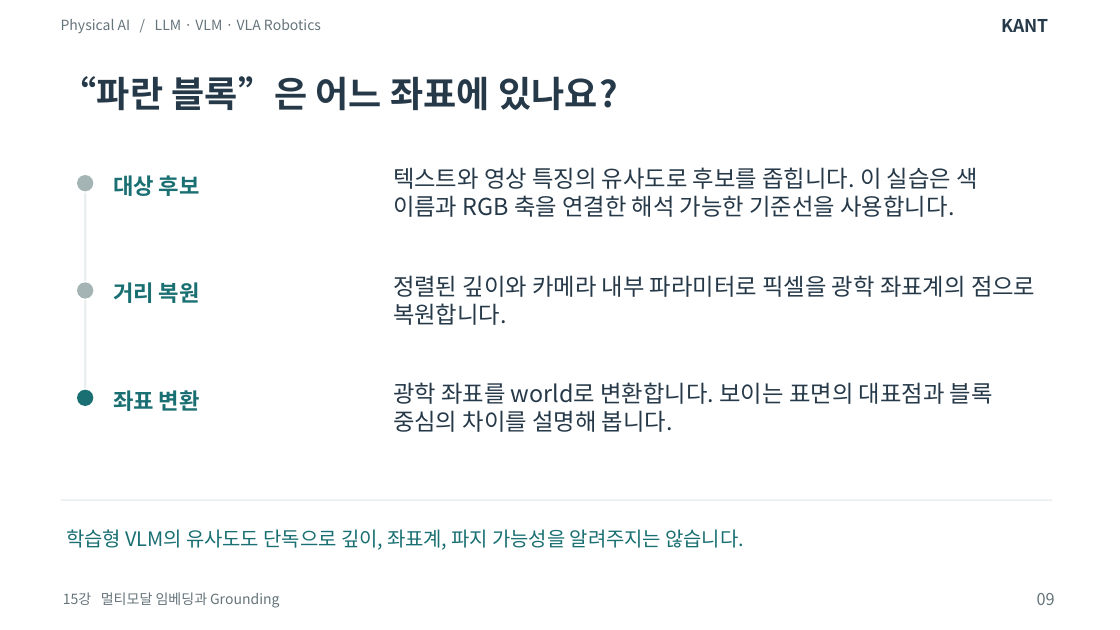
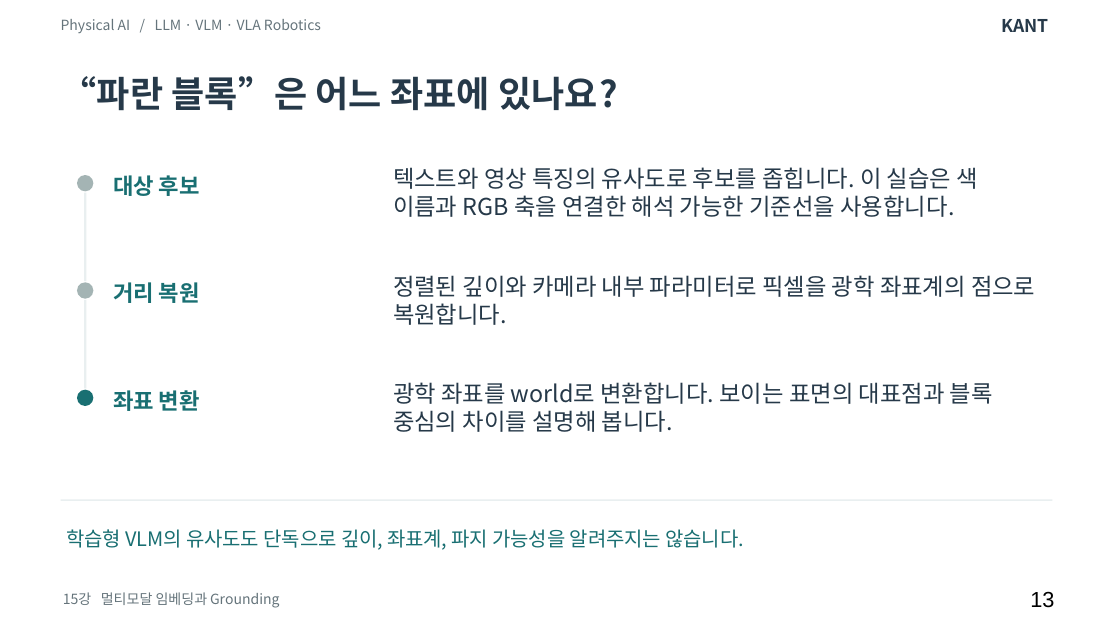
Before and after one commit to SpartaPA/waffle-mpx-lyrical, a slide deck: slide 13 of lessons/14-18/lessons-14-18.pptx (slide 9 before the commit). Drawn at 1120x630 pixels with LibreOffice and Linux fonts; fonts in the diff are those of the drawing. Boxes give left, top, right and bottom in pixels: in the first picture for what was removed or moved away, otherwise in the second. Text is boxed around its words. In the diff, an @@ line names an element or a change of style, - is before the commit and + after.

```diff
--- a/lessons/14-18/lessons-14-18.pptx
+++ b/lessons/14-18/lessons-14-18.pptx
@@ text at (x1=1030, y1=591, x2=1054, y2=608): text changed; size 10.5 to 14 pt; font Noto Sans CJK KR to Arial; text colour #65747B to #000000 @@
-09
+13
```
Also in this commit, not shown: 24 other slides changed, 29 slides added.
